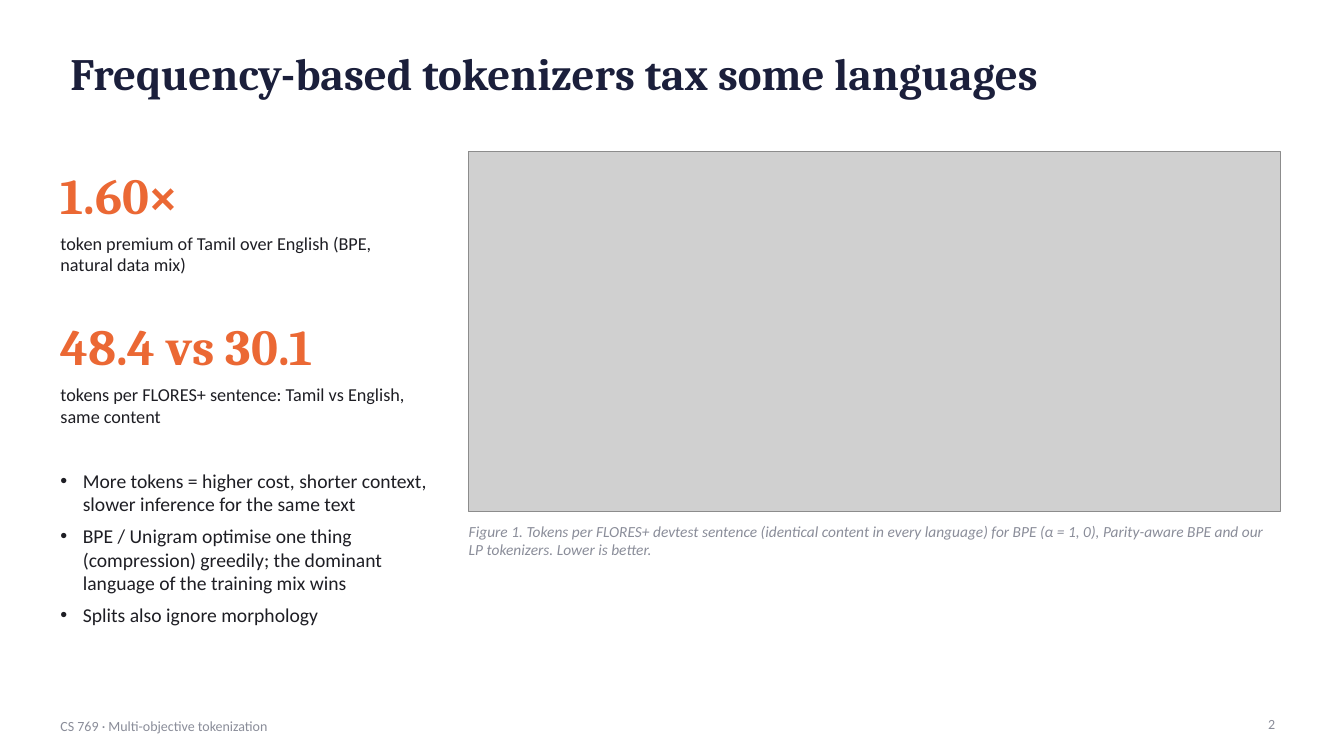
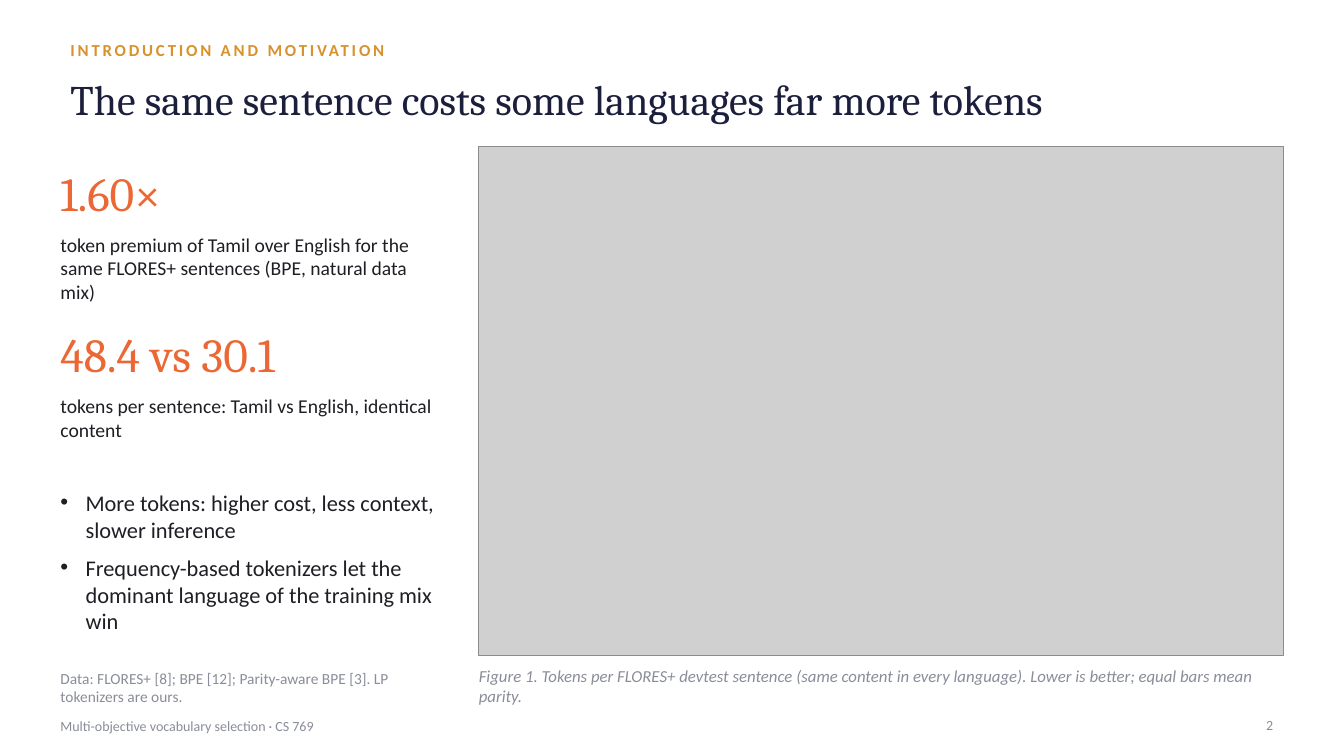
Before and after one commit to n6m9n/769, a slide deck: slide 2 of report/presentation.pptx. Drawn at 1344x756 pixels with LibreOffice and Linux fonts; fonts in the diff are those of the drawing; grey boxes stand for pictures. Boxes give left, top, right and bottom in pixels: in the first picture for what was removed or moved away, otherwise in the second. Text is boxed around its words. In the diff, an @@ line names an element or a change of style, - is before the commit and + after.

```diff
--- a/report/presentation.pptx
+++ b/report/presentation.pptx
@@ text added at [60,34,1284,65], 12 pt, text #D9912B, bold @@
+INTRODUCTION AND MOTIVATION
@@ title at [70,85,1043,125]: text changed; size 32 to 30 pt; bold off @@
-Frequency-based tokenizers tax some languages
+The same sentence costs some languages far more tokens
@@ picture: place and size @@
-picture at [469,151,1280,512]
+picture at [479,146,1284,656]
@@ text "1.60×" at [60,179,160,212]: size 36 to 34 pt, bold off @@
@@ text at [60,238,409,302]: text changed; size 13 to 14 pt @@
-token premium of Tamil over English (BPE, natural data mix)
+token premium of Tamil over English for the same FLORES+ sentences (BPE, natural data mix)
@@ text "48.4 vs 30.1" at [60,339,274,373]: size 36 to 34 pt, bold off @@
@@ text "48.4 vs 30.1": place and size @@
-text "48.4 vs 30.1" at [60,330,313,366]
+text "48.4 vs 30.1" at [60,339,274,373]
@@ text at [60,399,432,437]: text changed; size 13 to 14 pt @@
-tokens per FLORES+ sentence: Tamil vs English, same content
+tokens per sentence: Tamil vs English, identical content
@@ text at [86,495,433,629]: text changed; size 14 to 16 pt @@
-• More tokens = higher cost, shorter context, slower inference for the same text
-• BPE / Unigram optimise one thing (compression) greedily; the dominant language of the training mix wins
-• Splits also ignore morphology
+• More tokens: higher cost, less context, slower inference
+• Frequency-based tokenizers let the dominant language of the training mix win
@@ text added at [60,673,388,702], 11 pt, text #8A8D99 @@
+Data: FLORES+ [8]; BPE [12]; Parity-aware BPE [3]. LP tokenizers are ours.
@@ text at [479,670,1252,705]: text changed; size 11 to 12 pt @@
-Figure 1. Tokens per FLORES+ devtest sentence (identical content in every language) for BPE (α = 1, 0), Parity-aware BPE and our LP tokenizers. Lower is better.
+Figure 1. Tokens per FLORES+ devtest sentence (same content in every language). Lower is better; equal bars mean parity.
@@ text at [60,721,313,733]: text changed @@
-CS 769 · Multi-objective tokenization
+Multi-objective vocabulary selection · CS 769
```
Also in this commit, not shown: 17 other slides changed, 19 slides added, 13 slides removed, 18 other files.
